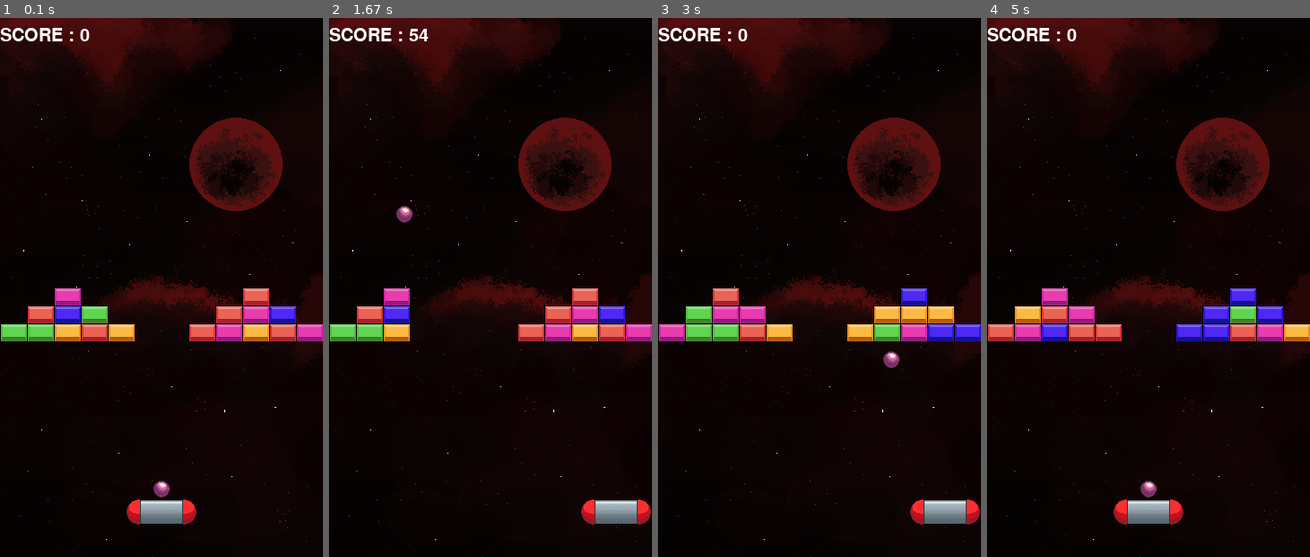
Above: before the commit, frames 1-4 (left to right).
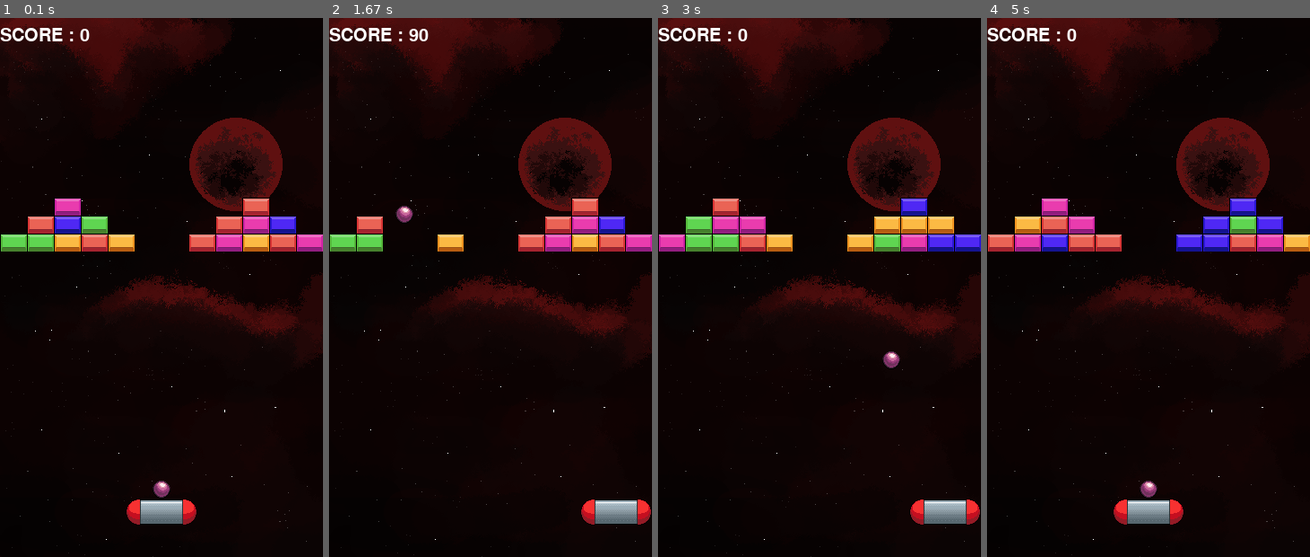
Above: after the commit, the same moments.

Repository: Tequila-Mockingbird-Chevaliers/pygameSummerJam
Game: pygame game, started from main.py
Two runs of this game, one before a commit and one after it. Both use one fixed random seed, a clock stepped at 60 frames per second and the inputs below.
Inputs:
- Up to frame 1 (0.1 s): no input
- Up to frame 2 (1.67 s): tap Space at 0.33, 0.73, 1.03, 1.23, 1.53 s; hold Right 0.67-1.13 s; hold Right 1.17-1.63 s
- Up to frame 3 (3 s): hold Left 1.67-2.2 s; tap Space at 1.73, 2.03, 2.3, 2.6, 2.73 s; hold Left 2.23-2.63 s; hold Right from 2.67 s (still down)
- Up to frame 4 (5 s): tap Space at 3.03, 3.4, 3.7, 3.9, 4.2, 4.4, 4.7, 4.9 s; release Right at 3.3 s; hold Left 3.33-3.8 s; hold Right 3.83-4.3 s; hold Right 4.33-4.8 s; hold Left from 4.83 s (still down)

The runs differ from the first frame. In frame 1, 9.3% of the frame differs, in the area x 0-100%, y 33-60%; in frame 2, 7.4%; in frame 3, 9.3%; in frame 4, 9.3%.

Commit message:
Moved bricks higher on screen

Diff:
--- a/src/entities/brick.py
+++ b/src/entities/brick.py
@@ -17,7 +17,7 @@
         Initialize Brick class
         """
         super().__init__(game_state, random.choice(game_state.assets.bricks))
-        self.rect.topleft = (grid[0] * BRICK_WIDTH, 300 + grid[1] * BRICK_HEIGHT)
+        self.rect.topleft = (grid[0] * BRICK_WIDTH, 200 + grid[1] * BRICK_HEIGHT)
 
     def remove(self):
         """
